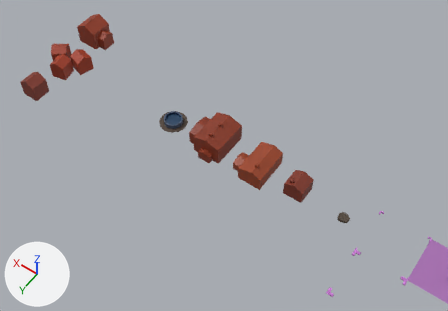
One commit to the Blender file assets/models.blend: the scene before it, then after it.
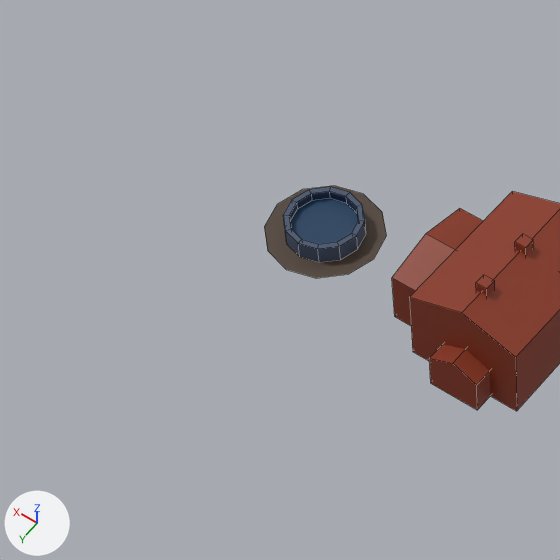
There are two pictures of each version: one from a 50 mm camera at (-0.29, 6.8, 9.72) aimed at (4.31, 0.36, -0.4), one close up on the part from 22% to 51% of the width and 22% to 64% of the height. The lights are fixed; the arrows at lower left show +X, +Y and +Z. The first two pictures are the older version. The close-ups show mesh edges as thin lines.

In view in the first close-up: 'fountain', 'house.006'.
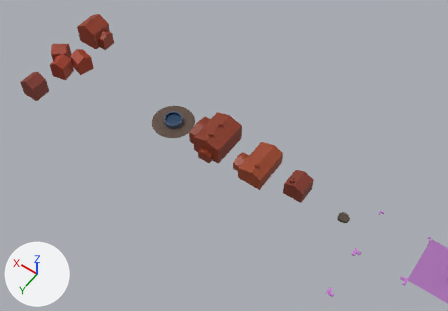
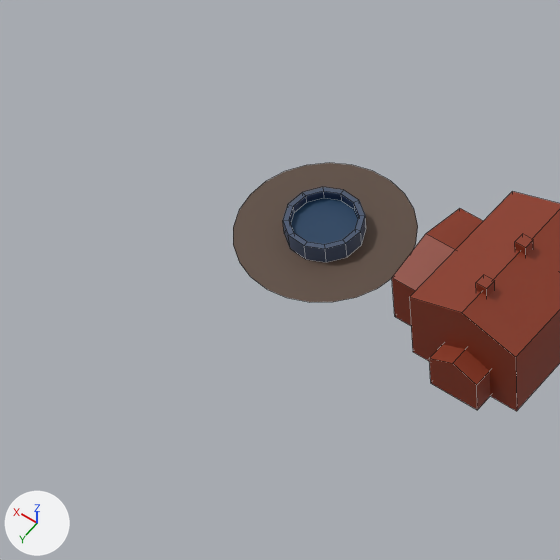
What changed in the scene script:
```text
Change me_fountain:
    used by ob_fountain; location = (5.5, 0.5, 0.0); rotation_euler = (-1.571, 0.0, 0.0), in degrees (-90, 0, 0)
    remove me_fountain.from_pydata(...)  # 60 vertices, 38 faces; spans x -0.3..0.3, y -0.1..0.0, z -0.3..0.3
    add me_fountain.from_pydata(...)  # 73 vertices, 38 faces; spans x -0.449..0.449, y -0.1..0.0, z -0.446..0.45
    me_fountain part 1: the loose piece of 48 vertices spanning x -0.2..0.2, y -0.1..0.0, z -0.2..0.2 is turned -10 degrees about the y axis through its middle
    me_fountain part 2: the loose piece of 12 vertices spanning x -0.3..0.3, y 0.0, z -0.3..0.3 is rebuilt with 25 vertices and now spans x -0.449..0.449, y 0.0, z -0.446..0.45
    me_fountain part 3: the surface is now shaded smooth
```

What differs and where, as boxes [x1, y1, x2, y2] in the close-ups (560 x 560 px; the box of a moved part takes in the faces that stretch with it):
'fountain', reshaped (50% wider, 51% taller)
    before: [264, 186, 387, 278]
    after: [233, 163, 418, 302]
part 1 of me_fountain, moved or reshaped
    both: [283, 187, 366, 262]
part 2 of me_fountain, rebuilt (50% wider, 51% taller)
    before: [264, 186, 387, 278]
    after: [233, 163, 418, 302]
